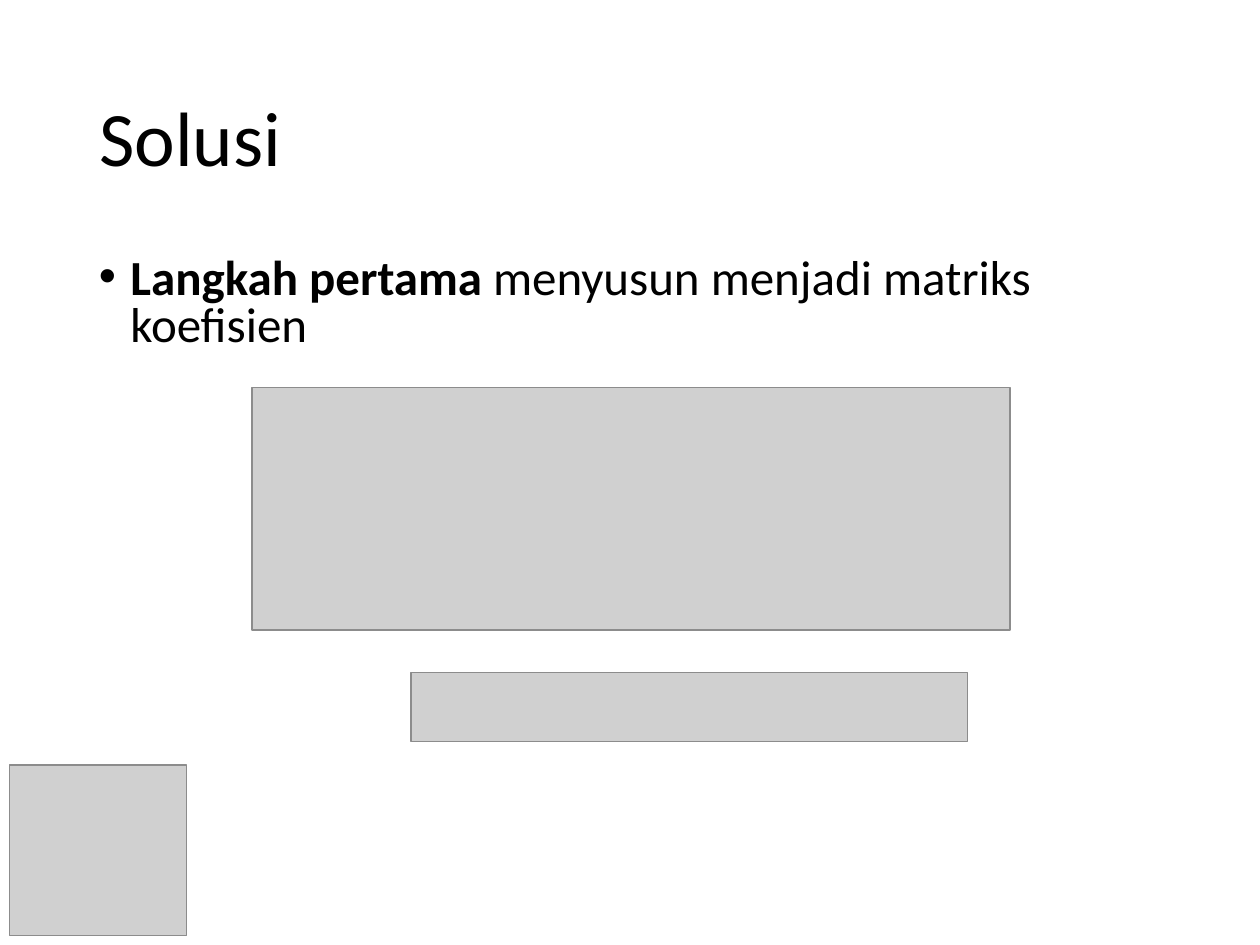
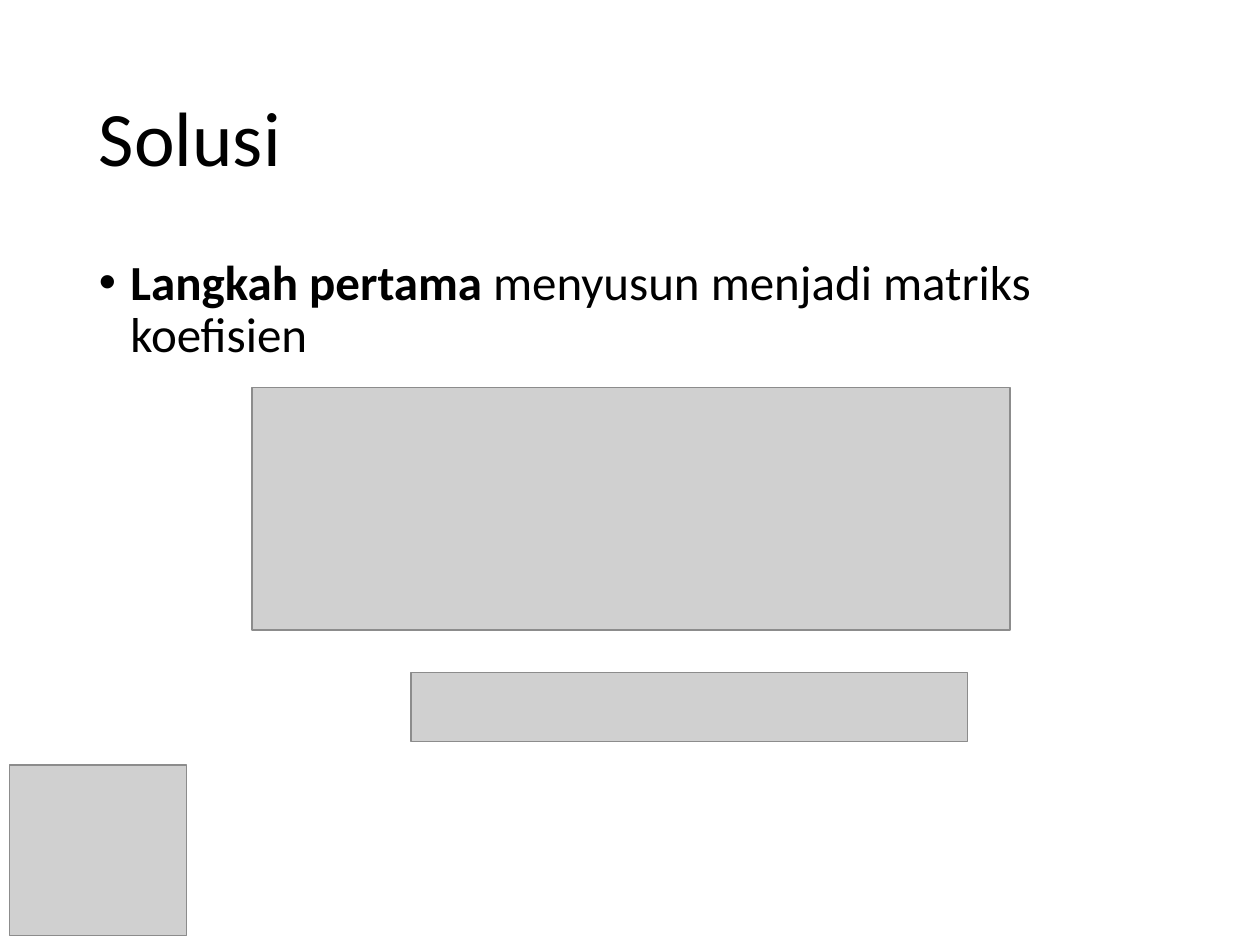
Before and after one commit to miftanurfarid/EL1211_metode_numerik_dan_teknik_komputasi, a slide deck: slide 10 of slides/EL 1211 04 - Penyelesaian Persamaan Linear Serentak.ppt. Drawn at 1260x945 pixels with LibreOffice and Linux fonts; fonts in the diff are those of the drawing; grey boxes stand for pictures. Boxes give left, top, right and bottom in pixels: in the first picture for what was removed or moved away, otherwise in the second. Text is boxed around its words. In the diff, an @@ line names an element or a change of style, - is before the commit and + after.

```diff
--- a/slides/EL 1211 04 - Penyelesaian Persamaan Linear Serentak.ppt
+++ b/slides/EL 1211 04 - Penyelesaian Persamaan Linear Serentak.ppt
@@ text "Langkah pertama menyusun menjadi matriks ..." at (130, 265, 1031, 353): line spacing 0.8 to 0.9 @@
```
Also in this commit, not shown: 12 other slides changed, 8 other files.
